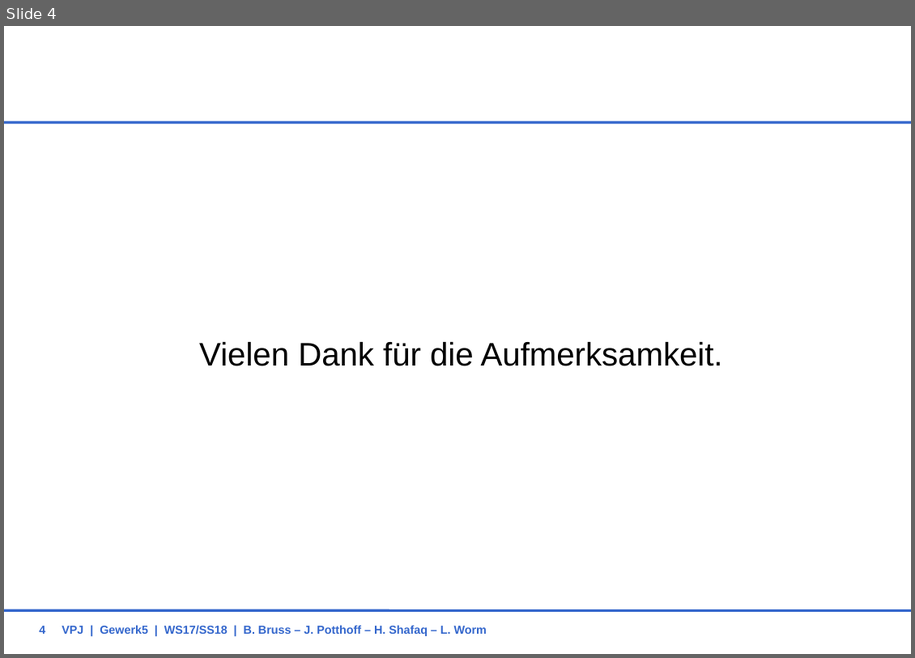
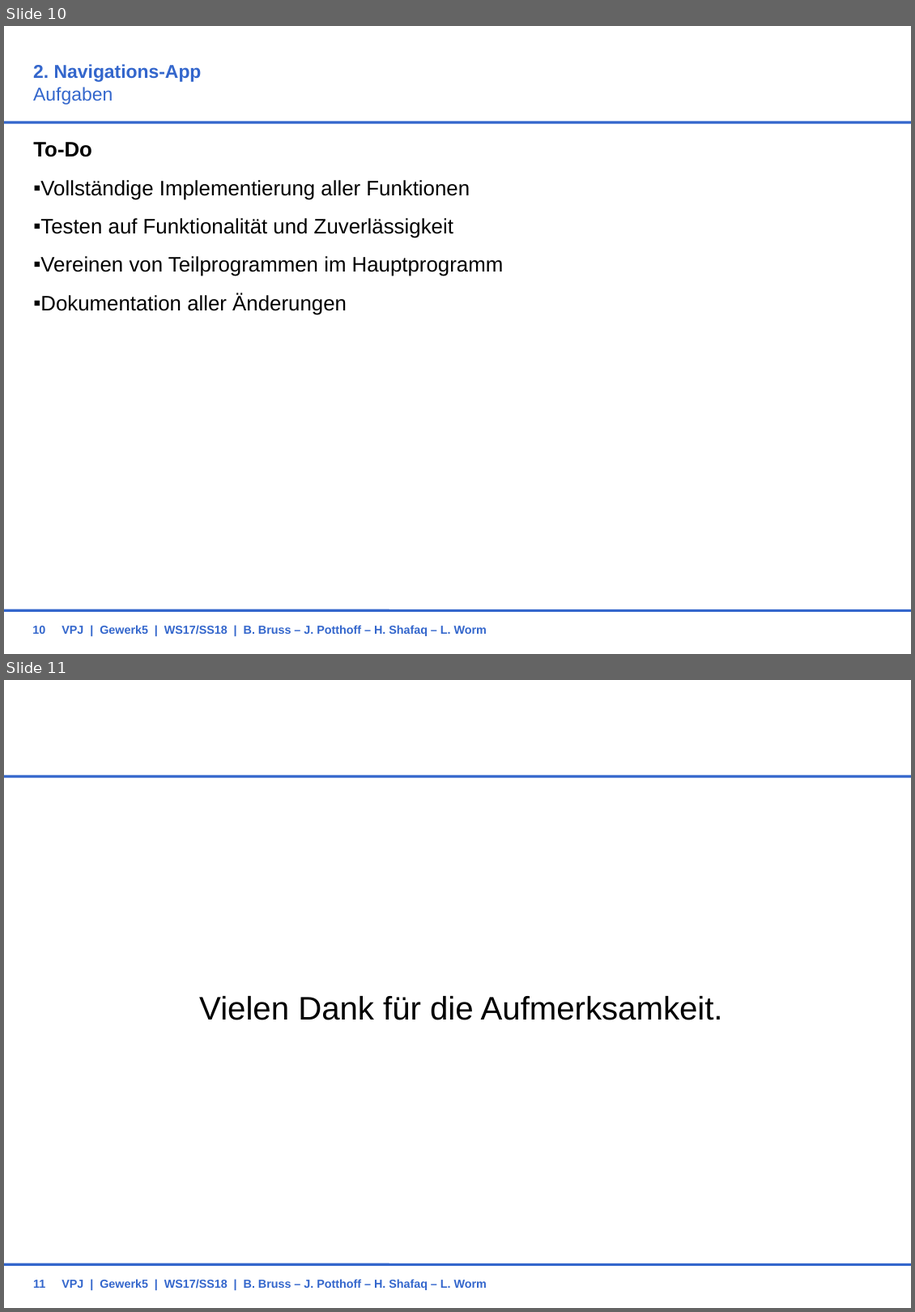
Before and after one commit to BBRUSS/VPJW17G5, a slide deck: 11_Orga/ZwischenPraesentation.ppt. Shown one above the other, each under a label of ours: slide 4 before the commit, slides 10 and 11 after it. The pictures are 915x658 and 915x1312 pixels, drawn with LibreOffice and Linux fonts; fonts in the diff are those of the drawing; background and template pictures are left out. Boxes give left, top, right and bottom in pixels: in the first picture for what was removed or moved away, otherwise in the second. Text is boxed around its words. In the diff, an @@ line names an element or a change of style, - is before the commit and + after.

Commit message:
Einfügen Folien Navigation

```diff
--- a/11_Orga/ZwischenPraesentation.ppt
+++ b/11_Orga/ZwischenPraesentation.ppt
@@ slide 10 added at (4,26,911,654), background #FFFFFF; not listed: 2 template elements that a slide beside it also shows @@
@@ title added at (33,64,202,105), 16 pt, text #3366CC, bold @@
+2. Navigations-App
+Aufgaben
@@ text added at (33,142,504,315), 18 pt, text #000000 @@
+  To-Do
+  ▪ Vollständige Implementierung aller Funktionen
+  ▪ Testen auf Funktionalität und Zuverlässigkeit
+  ▪ Vereinen von Teilprogrammen im Hauptprogramm
+  ▪ Dokumentation aller Änderungen
@@ page number added at (32,625,45,634), 10 pt, text #3366CC, bold @@
+10
@@ text added at (62,625,487,636), 10 pt, text #3366CC, bold @@
+VPJ | Gewerk5 | WS17/SS18 | B. Bruss – J. Potthoff – H. Shafaq – L. Worm
@@ what was slide 4 is now slide 11 @@
@@ page number at (33,1279,45,1288): text changed @@
-4
+11
```
Also in this commit, not shown: 6 other slides added.
